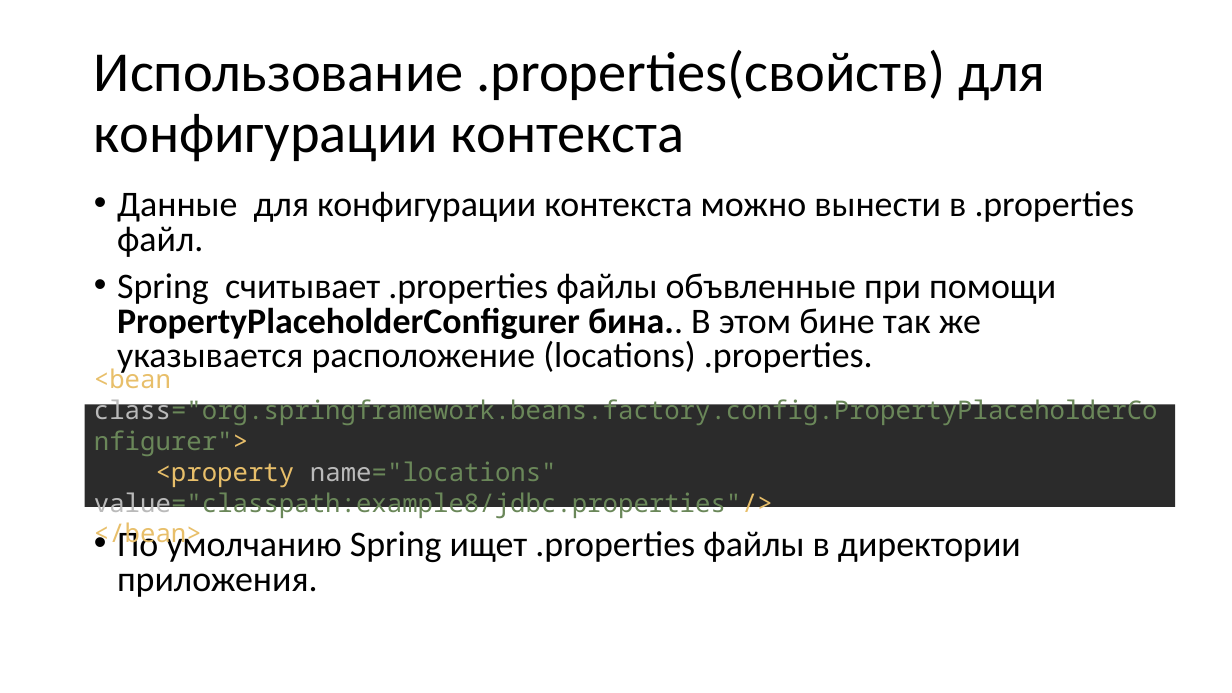
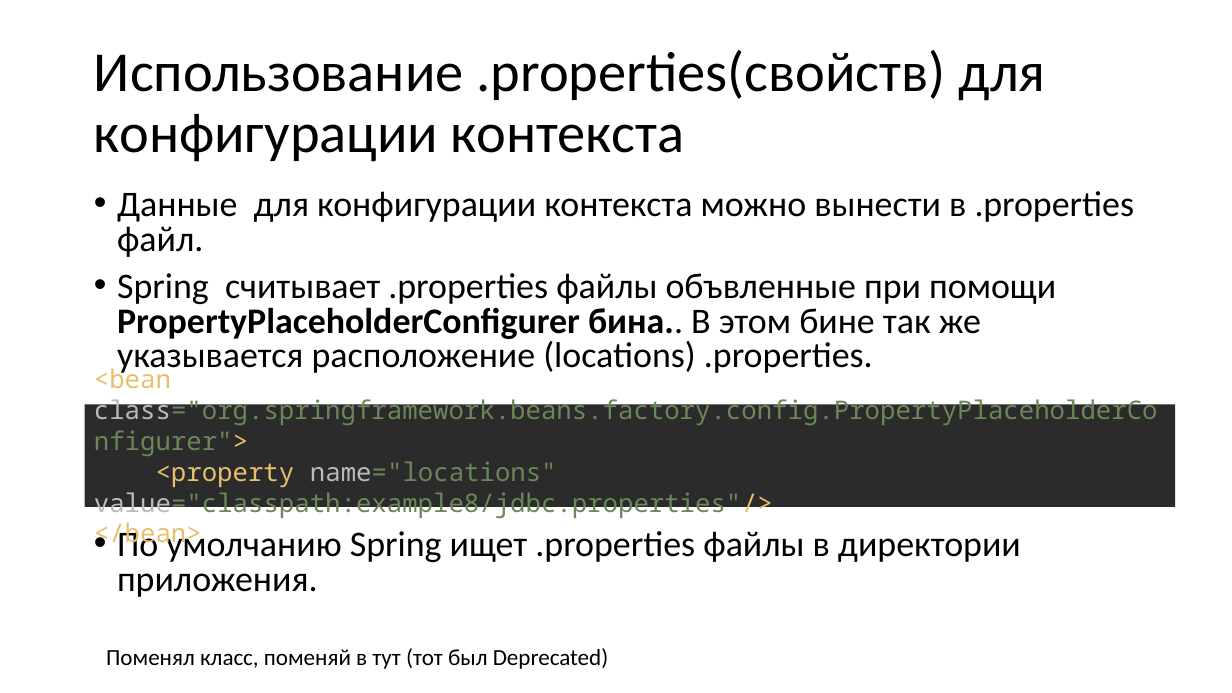
Before and after one commit to Zaudinov/Spring.IoC, a slide deck: slide 1 of presentations/example8.pptx. Drawn at 1232x693 pixels with LibreOffice and Linux fonts; fonts in the diff are those of the drawing. Boxes give left, top, right and bottom in pixels: in the first picture for what was removed or moved away, otherwise in the second. Text is boxed around its words. In the diff, an @@ line names an element or a change of style, - is before the commit and + after.

```diff
--- a/presentations/example8.pptx
+++ b/presentations/example8.pptx
@@ text added at (106,648,608,669), 18 pt, text #000000 @@
+Поменял класс, поменяй в тут (тот был Deprecated)
```
Also in this commit, not shown: 1 other slide changed, 20 other files.
